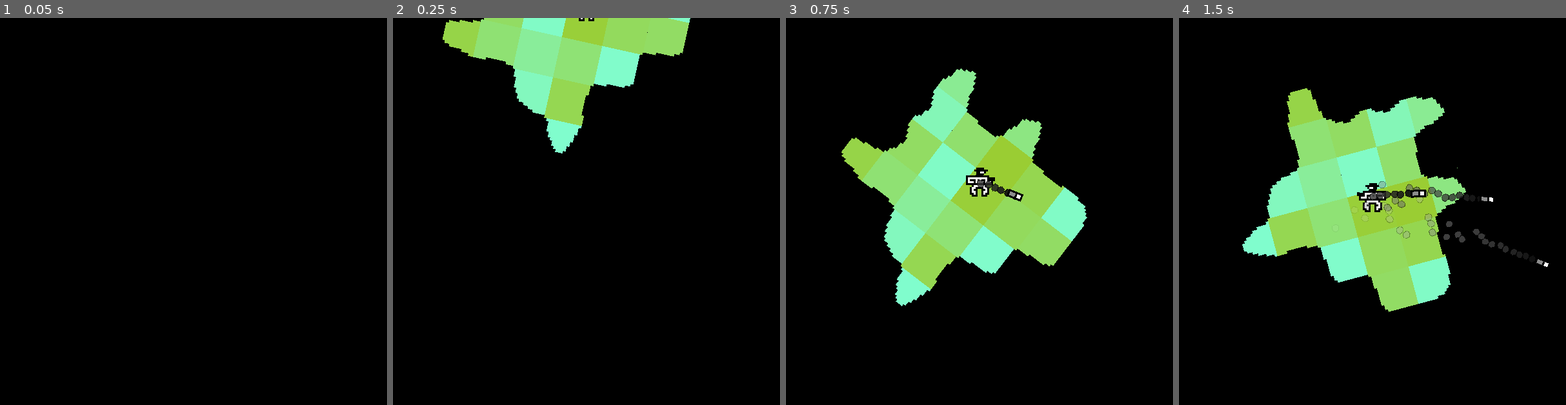
Above: before the commit, frames 1-4 (left to right).
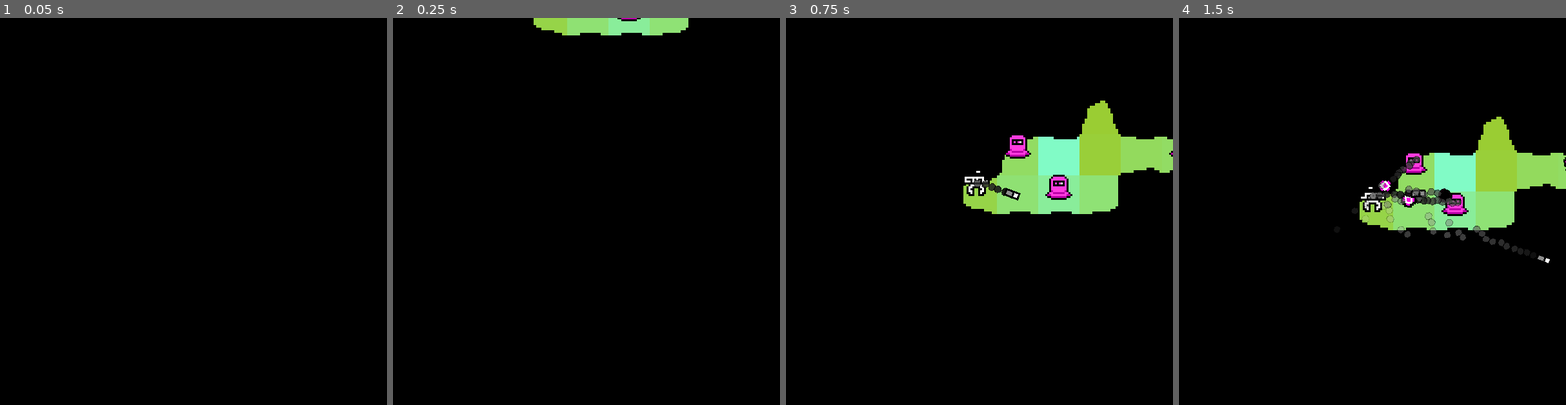
Above: after the commit, the same moments.

Repository: ratkingsminion/akj19-floating-islands
Game: Godot game, scene res://scenes/game.tscn
The game is run twice, just before and just after one commit, with the same random seed, the same clock (stepped at 60 frames per second) and the same inputs.
Inputs (mouse positions are in pixels of both pictures, inside the frame that each line leads up to):
- Up to frame 1 (0.05 s): no input
- Up to frame 2 (0.25 s): no input
- Up to frame 3 (0.75 s): move the mouse to (1064, 192) at 0.52 s; press the mouse at (1064, 192) at 0.53 s; hold D (move_right) from 0.53 s (still down)
- Up to frame 4 (1.5 s): tap Shift at 0.8, 1.35 s; move the mouse to (1295, 230) at 1.27 s; release D (move_right) at 1.28 s; release the mouse at (1295, 230) at 1.28 s; hold S (move_down) from 1.28 s (still down)

Frame 1 is identical in both runs. In frame 2, 9.9% of the frame differs, in the area x 12-77%, y 0-35%; in frame 3, 23%; in frame 4, 23%, in the area x 16-100%, y 18-76%.

Commit message:
Portals

Diff:
--- a/GodotProject/scenes/enemy_01.tscn
+++ b/GodotProject/scenes/enemy_01.tscn
@@ -72,7 +72,9 @@
 
 [node name="Enemy01" type="CharacterBody2D" node_paths=PackedStringArray("weapon")]
 script = ExtResource("1_vlpo6")
+walk_speed = null
 weapon = NodePath("Graphics/Sprite/Weapon")
+max_health = null
 effect_hurt = ExtResource("2_o0uq7")
 
 [node name="CollisionShape2D" type="CollisionShape2D" parent="."]
--- a/GodotProject/scenes/game.tscn
+++ b/GodotProject/scenes/game.tscn
@@ -6,13 +6,16 @@
 [ext_resource type="PackedScene" uid="uid://brthoqfjl8lej" path="res://scenes/enemy_01.tscn" id="3_1a0o3"]
 [ext_resource type="Script" path="res://scripts/bullets.gd" id="3_a7jpj"]
 [ext_resource type="Script" path="res://scripts/cam.gd" id="4_rjnyy"]
+[ext_resource type="PackedScene" uid="uid://ca6q0ha2et3xq" path="res://scenes/portal.tscn" id="4_rset1"]
 
 [node name="Game" type="Node2D"]
 script = ExtResource("1_mqg4y")
 _player_scene = ExtResource("2_2gu23")
 _enemy_scenes = Array[PackedScene]([ExtResource("3_1a0o3")])
+_portal_scene = ExtResource("4_rset1")
 
 [node name="Level" parent="." instance=ExtResource("1_k018x")]
+rotation_speed = 0.0
 
 [node name="BULLETS GLOBAL" type="Node2D" parent="."]
 z_index = 1
--- /dev/null
+++ b/GodotProject/scenes/portal.tscn
@@ -0,0 +1,84 @@
+[gd_scene load_steps=10 format=3 uid="uid://ca6q0ha2et3xq"]
+
+[ext_resource type="Script" path="res://scripts/portal.gd" id="1_jjjkr"]
+[ext_resource type="Script" path="res://scripts/billboard.gd" id="2_fbcs5"]
+[ext_resource type="Script" path="res://scripts/bullet_receiver.gd" id="3_p2lp6"]
+[ext_resource type="Texture2D" uid="uid://b0sre5v0dbc7i" path="res://gfx/stuff.png" id="4_xu58f"]
+
+[sub_resource type="RectangleShape2D" id="RectangleShape2D_gxc2l"]
+size = Vector2(18, 18)
+
+[sub_resource type="RectangleShape2D" id="RectangleShape2D_lmslo"]
+size = Vector2(17.6667, 12.0833)
+
+[sub_resource type="Animation" id="Animation_ev4x4"]
+length = 0.001
+tracks/0/type = "value"
+tracks/0/imported = false
+tracks/0/enabled = true
+tracks/0/path = NodePath("Sprite:frame")
+tracks/0/interp = 1
+tracks/0/loop_wrap = true
+tracks/0/keys = {
+"times": PackedFloat32Array(0),
+"transitions": PackedFloat32Array(1),
+"update": 1,
+"values": [0]
+}
+
+[sub_resource type="Animation" id="Animation_c7k8w"]
+resource_name = "portal"
+loop_mode = 1
+tracks/0/type = "value"
+tracks/0/imported = false
+tracks/0/enabled = true
+tracks/0/path = NodePath("Sprite:frame")
+tracks/0/interp = 1
+tracks/0/loop_wrap = true
+tracks/0/keys = {
+"times": PackedFloat32Array(0, 0.5),
+"transitions": PackedFloat32Array(0, 0),
+"update": 1,
+"values": [8, 9]
+}
+
+[sub_resource type="AnimationLibrary" id="AnimationLibrary_1w3sr"]
+_data = {
+"RESET": SubResource("Animation_ev4x4"),
+"portal": SubResource("Animation_c7k8w")
+}
+
+[node name="Portal" type="CharacterBody2D"]
+script = ExtResource("1_jjjkr")
+
+[node name="CollisionShape2D" type="CollisionShape2D" parent="."]
+position = Vector2(0, -0.5)
+shape = SubResource("RectangleShape2D_gxc2l")
+
+[node name="Graphics" type="Node2D" parent="."]
+script = ExtResource("2_fbcs5")
+
+[node name="Area2D" type="Area2D" parent="Graphics" node_paths=PackedStringArray("woundable")]
+position = Vector2(0, -24)
+scale = Vector2(3, 3)
+collision_layer = 2
+collision_mask = 3
+script = ExtResource("3_p2lp6")
+woundable = NodePath("../..")
+
+[node name="CollisionShape2D" type="CollisionShape2D" parent="Graphics/Area2D"]
+position = Vector2(0, 8)
+shape = SubResource("RectangleShape2D_lmslo")
+
+[node name="Sprite" type="Sprite2D" parent="Graphics"]
+texture_filter = 1
+position = Vector2(0, -24)
+scale = Vector2(3, 3)
+texture = ExtResource("4_xu58f")
+hframes = 4
+vframes = 4
+
+[node name="AnimationPlayer" type="AnimationPlayer" parent="Graphics"]
+libraries = {
+"": SubResource("AnimationLibrary_1w3sr")
+}
--- a/GodotProject/scripts/bullets.gd
+++ b/GodotProject/scripts/bullets.gd
@@ -24,7 +24,7 @@
 
 ###
 
-func shoot(node: Node2D, speed: float, life_time: float, target: Vector2, by: Node, local: bool) -> void:
+func shoot(node: Node2D, global_pos: Vector2, speed: float, life_time: float, target: Vector2, by: Node, local: bool) -> void:
 	var parent := node.get_parent()
 	if parent == null:
 		if local: parent = Game.inst.level.bullets_local
@@ -32,6 +32,7 @@
 		parent.add_child(node, true)
 
 	var bullet := node as Bullet
+	bullet.global_position = global_pos
 	bullet.velocity = speed * (parent.to_local(target) - bullet.position).normalized()
 	bullet.rotation = atan2(bullet.velocity.y, bullet.velocity.x)
 	bullet.life_time = life_time
--- a/GodotProject/scripts/enemy.gd
+++ b/GodotProject/scripts/enemy.gd
@@ -13,17 +13,17 @@
 @onready var health := max_health
 @onready var animation_player: AnimationPlayer = $Graphics/AnimationPlayer
 @onready var sprite: Sprite2D = $Graphics/Sprite
-@onready var _shoot_start := randf_range(1.0, 2.0)
 
 ###
 
 func _ready() -> void:
 	Events.HURT.register_for(self, _on_hurt)
 	animation_player.play(&"idle")
+	weapon.last_time = Time.get_ticks_msec() + randi_range(1000, 2000)
 
 func _process(delta: float) -> void:
 	life_timer += delta
-	if life_timer > _shoot_start and weapon != null and Game.inst._cur_player != null:
+	if weapon != null and Game.inst._cur_player != null:
 		weapon.shoot(Game.inst._cur_player.get_target_global_pos(), self)
 
 ###
@@ -33,7 +33,7 @@
 		var die_effect := effect_die.instantiate() as Node2D
 		Game.inst.add_child(die_effect, true)
 		die_effect.global_position = global_position
-
+	Events.ENEMY_DIED.emit(self)
 	queue_free()
 
 ### events
--- a/GodotProject/scripts/events.gd
+++ b/GodotProject/scripts/events.gd
@@ -1,3 +1,5 @@
 class_name Events
 
 static var HURT := Event.Targeted_1.new("target: Node", "source: Node")
+static var PLAYER_ENTERED_PORTAL := Event.Signal_0.new()
+static var ENEMY_DIED := Event.Signal_1.new("enemy: Enemy")
--- a/GodotProject/scripts/game.gd
+++ b/GodotProject/scripts/game.gd
@@ -5,9 +5,14 @@
 
 @export var _player_scene: PackedScene
 @export var _enemy_scenes: Array[PackedScene]
+@export var _portal_scene: PackedScene
 
 var _follow_graphics: Dictionary
-var _cur_player:Player
+var _cur_player: Player
+
+var _cur_tile_count := 8
+var _cur_enemy_count := 0
+var _all_chars := []
 
 @onready var level: Level = $Level
 @onready var _player_cam: PlayerCam = $"PlayerCam"
@@ -19,9 +24,11 @@
 	Helpers.set_tree(get_tree())
 	inst = self
 
+	Events.PLAYER_ENTERED_PORTAL.register(_on_player_enter_portal)
+	Events.ENEMY_DIED.register(_on_enemy_died)
+
 	await get_tree().process_frame
-	level.generate_island()
-	spawn_player()
+	_on_player_enter_portal()
 
 func _input(event: InputEvent) -> void:
 	if event.is_action_pressed("quit"):
@@ -29,13 +36,17 @@
 
 func _process(delta: float) -> void:
 	if Input.is_action_just_pressed("restart"):
-		if Input.is_action_just_pressed("restart") and Input.is_key_pressed(KEY_SHIFT):
-			level.generate_island(false)
-		elif Input.is_action_just_pressed("restart"):
-			level.generate_island()
-			spawn_player()
-			for i in randi_range(0, 2):
-				spawn_enemy(randi_range(0, _enemy_scenes.size() - 1))
+		_cur_tile_count -= 2
+		_on_player_enter_portal()
+		#if Input.is_key_pressed(KEY_SHIFT):
+			#level.generate_island(5, false)
+			#spawn_portal()
+		#else:
+			#_cur_tile_count += 1
+			#level.generate_island(_cur_tile_count)
+			#spawn_player()
+			#for i in randi_range(0, 2):
+				#spawn_enemy(randi_range(0, _enemy_scenes.size() - 1))
 
 	for key in _follow_graphics.keys():
 		var node := key as Node2D
@@ -54,18 +65,84 @@
 	_cur_player = _player_scene.instantiate() as Player
 	level.chars.add_child(_cur_player, true)
 
-	_cur_player.global_position = level.global_position
+	_cur_player.global_position = level.get_outskirt_global_pos()
 	_cur_player.global_rotation = 0.0
 
 	_player_cam.follow = _cur_player
+	_all_chars.push_back(_cur_player)
 
 func spawn_enemy(idx: int) -> void:
 	var enemy := _enemy_scenes[idx].instantiate() as Enemy
 	level.chars.add_child(enemy, true)
 
-	enemy.global_position = level.get_random_global_pos()
+	var pos := level.get_random_global_pos()
+	for i in 100:
+		if min_dist_to_chars(pos) > level.tile_size: break
+		pos = level.get_random_global_pos()
+		print("ugh")
+	enemy.global_position = pos
 	enemy.global_rotation = 0.0
+
+	_all_chars.push_back(enemy)
+
+func spawn_portal() -> void:
+	var portal := _portal_scene.instantiate() as Portal
+	level.chars.add_child(portal, true)
+
+	var pos := level.get_outskirt_global_pos()
+	for i in 100:
+		if min_dist_to_chars(pos) > level.tile_size: break
+		pos = level.get_outskirt_global_pos()
+
+	if min_dist_to_chars(pos) <= level.tile_size:
+		pos = level.get_random_global_pos()
+		for i in 100:
+			if min_dist_to_chars(pos) > level.tile_size: break
+			pos = level.get_random_global_pos()
+
+	portal.global_position = pos
+	portal.global_rotation = 0.0
+
+	_all_chars.push_back(portal)
+
+func min_dist_to_chars(global_pos: Vector2) -> float:
+	var smallest := 10000000000.0
+	for c in level.chars.get_children():
+		var dist: float = global_pos.distance_to(c.global_position)
+		if dist < smallest: smallest = dist
+	print(smallest)
+	return smallest
 
 func register_graphics(node: Node2D, follow: Node2D) -> void:
 	node.reparent(_graphics, true)
 	_follow_graphics[node] = follow
+
+### events
+
+func _on_player_enter_portal() -> void:
+	_cur_tile_count += 2
+	level.generate_island(_cur_tile_count)
+
+	_cur_enemy_count = 0
+	_all_chars.clear()
+
+	await get_tree().process_frame
+
+	spawn_player()
+
+	var min_count := 0 # _cur_tile_count / 3 - 1
+	var max_count := _cur_tile_count / 3 + 1
+	_cur_enemy_count = randi_range(min_count, max_count)
+	print(_cur_enemy_count)
+	for i in _cur_enemy_count:
+		spawn_enemy(randi_range(0, _enemy_scenes.size() - 1))
+
+	if _cur_enemy_count == 0:
+		spawn_portal()
+
+func _on_enemy_died(enemy: Enemy) -> void:
+	print("DATH")
+	_all_chars.erase(enemy)
+	_cur_enemy_count -= 1
+	if _cur_enemy_count == 0:
+		spawn_portal()
--- a/GodotProject/scripts/level.gd
+++ b/GodotProject/scripts/level.gd
@@ -5,7 +5,6 @@
 
 @export var floor_gfx: Texture2D
 @export var tile_size := 64.0
-@export var tile_count := 20
 @export var rotation_speed := 50.0
 @export var float_frequency := 5.0
 @export var float_amplitude = 2.0
@@ -45,6 +44,19 @@
 		return to_global(pos * tile_size)
 	return Vector2.ZERO
 
+func get_outskirt_global_pos() -> Vector2:
+	var keys := map.keys()
+	keys.shuffle()
+	var smallest_n := 5
+	var pos := keys.back() as Vector2i
+	for key in keys:
+		var n := map[key].get_meta("neighbors", 5) as int
+		if n < smallest_n:
+			smallest_n = n
+			pos = key
+			if n == 1: break
+	return to_global(pos * tile_size)
+
 func check(global_pos: Vector2, radius := 10.0) -> bool:
 	var local_pos := to_local(global_pos)
 	var rect := Rect2(0, 0, tile_size, tile_size)
@@ -60,7 +72,7 @@
 
 ###
 
-func generate_island(reset := true) -> void:
+func generate_island(tile_count: int, reset := true) -> void:
 	var dirs: Array[Vector2i] = [ Vector2i.LEFT, Vector2i.RIGHT, Vector2i.UP, Vector2i.DOWN ]
 
 	if reset:
@@ -89,10 +101,12 @@
 		var sprite := map[key] as Sprite2D
 		sprite.scale = Vector2.ONE * tile_scale
 		var i := 0
-		if map.has(key + Vector2i.UP): i += 1
-		if map.has(key + Vector2i.RIGHT): i += 2
-		if map.has(key + Vector2i.DOWN): i += 4
-		if map.has(key + Vector2i.LEFT): i += 8
+		var n := 0
+		if map.has(key + Vector2i.UP): n += 1; i += 1
+		if map.has(key + Vector2i.RIGHT): n += 1; i += 2
+		if map.has(key + Vector2i.DOWN): n += 1; i += 4
+		if map.has(key + Vector2i.LEFT): n += 1; i += 8
+		sprite.set_meta("neighbors", n)
 		sprite.region_enabled = true
 		sprite.region_rect = Rect2((i % 8) * tile_gfx_size, (i / 8) * tile_gfx_size, tile_gfx_size, tile_gfx_size)
 		#print(sprite.region_rect)
--- /dev/null
+++ b/GodotProject/scripts/portal.gd
@@ -0,0 +1,21 @@
+class_name Portal
+extends Node2D
+
+@onready var animation_player: AnimationPlayer = $Graphics/AnimationPlayer
+
+func _ready() -> void:
+	animation_player.play("portal")
+	Events.HURT.register_for(self, _on_hurt)
+
+### events
+
+func _on_hurt(source: Node) -> void:
+	if source == self: return
+
+	if source is Bullet:
+		Tweens.do_01(self, 0.35, func(f: float) -> void:
+			modulate = Color.CRIMSON.lerp(Color.WHITE, f)
+		)
+		source.destroy()
+	elif source is Player:
+		Events.PLAYER_ENTERED_PORTAL.emit()
--- a/GodotProject/scripts/weapon.gd
+++ b/GodotProject/scripts/weapon.gd
@@ -19,7 +19,7 @@
 		return
 
 	var bullet := bullet_scene.instantiate() as Node2D
-	bullet.global_position = global_position + Vector2(randf_range(-5.0, 5.0), randf_range(-5.0, 5.0))
-	Bullets.inst.shoot(bullet, bullet_speed, bullet_life_time, target, by, is_local)
+	var pos = global_position + Vector2(randf_range(-5.0, 5.0), randf_range(-5.0, 5.0))
+	Bullets.inst.shoot(bullet, pos, bullet_speed, bullet_life_time, target, by, is_local)
 
 	last_time = Time.get_ticks_msec() + int(cool_down * 1000.0)
Binary file changed: GodotProject/gfx/stuff.png
Not shown: 1 places in GodotProject/scenes/game.tscn that only renumber resources
